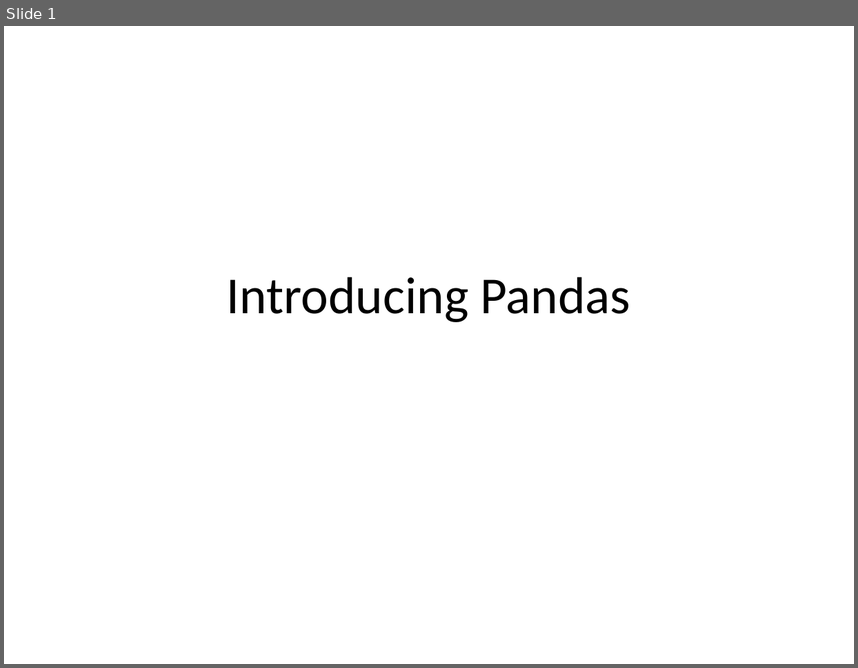
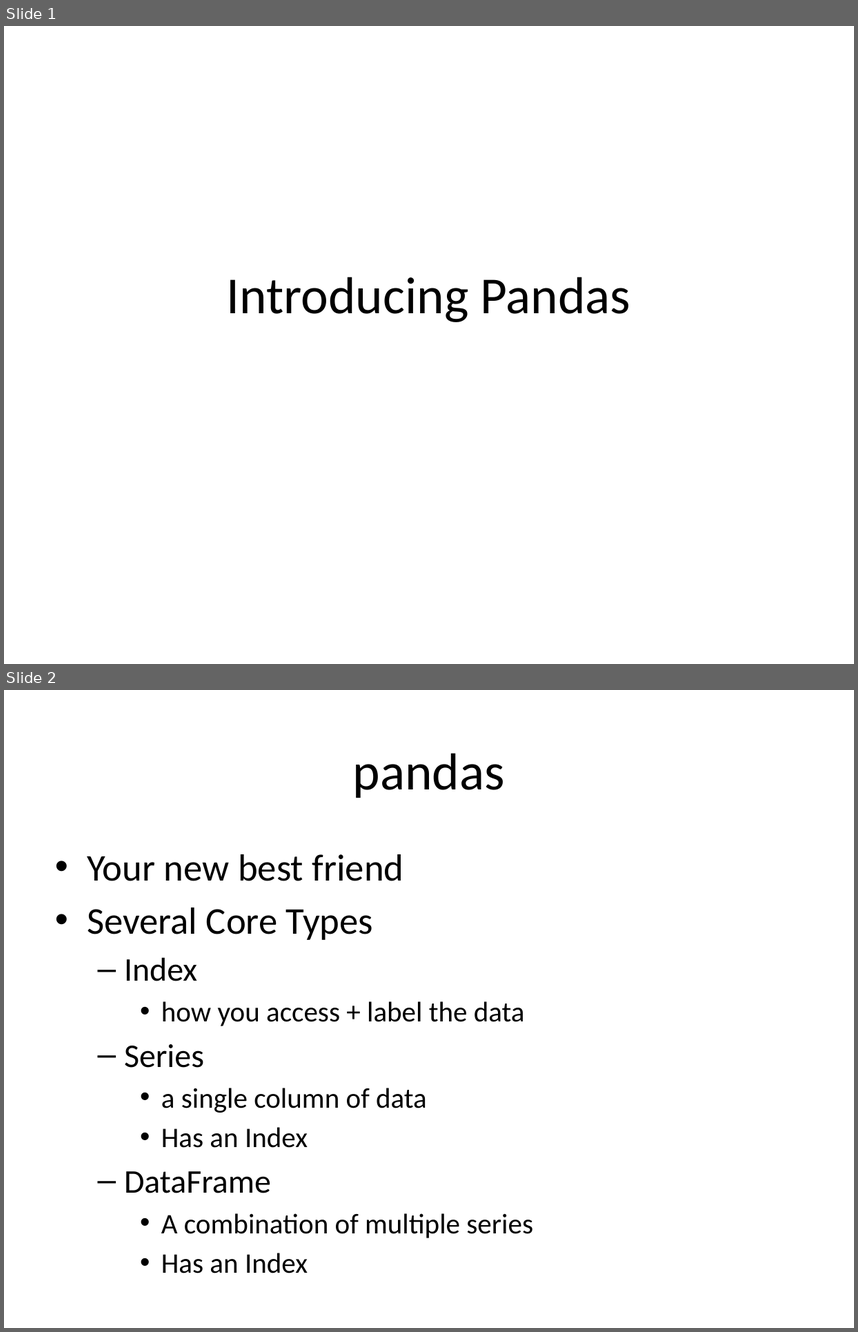
Before and after one commit to zengm71/Course-Overview, a slide deck: week_11/11.1 Introducing Pandas.pptx. Shown one above the other, each under a label of ours: slide 1 before the commit, slides 1 and 2 after it. The pictures are 858x668 and 858x1332 pixels, drawn with LibreOffice and Linux fonts; fonts in the diff are those of the drawing. Boxes give left, top, right and bottom in pixels: in the first picture for what was removed or moved away, otherwise in the second. Text is boxed around its words. In the diff, an @@ line names an element or a change of style, - is before the commit and + after.

Commit message:
added pandas + pyData

```diff
--- a/week_11/11.1 Introducing Pandas.pptx
+++ b/week_11/11.1 Introducing Pandas.pptx
@@ slide 2 added at box(4, 690, 854, 1328), background #FFFFFF @@
@@ title added at box(353, 753, 505, 798), 44 pt, text #000000 @@
+pandas
@@ text added at box(87, 854, 533, 1273), 24 pt, text #000000 @@
+• Your new best friend
+• Several Core Types
+  – Index
+    • how you access + label the data
+  – Series
+    • a single column of data
+    • Has an Index
+  – DataFrame
+    • A combination of multiple series
+    • Has an Index
```
Also in this commit, not shown: 1 other slide added, 1 slide removed, 2 other files.
